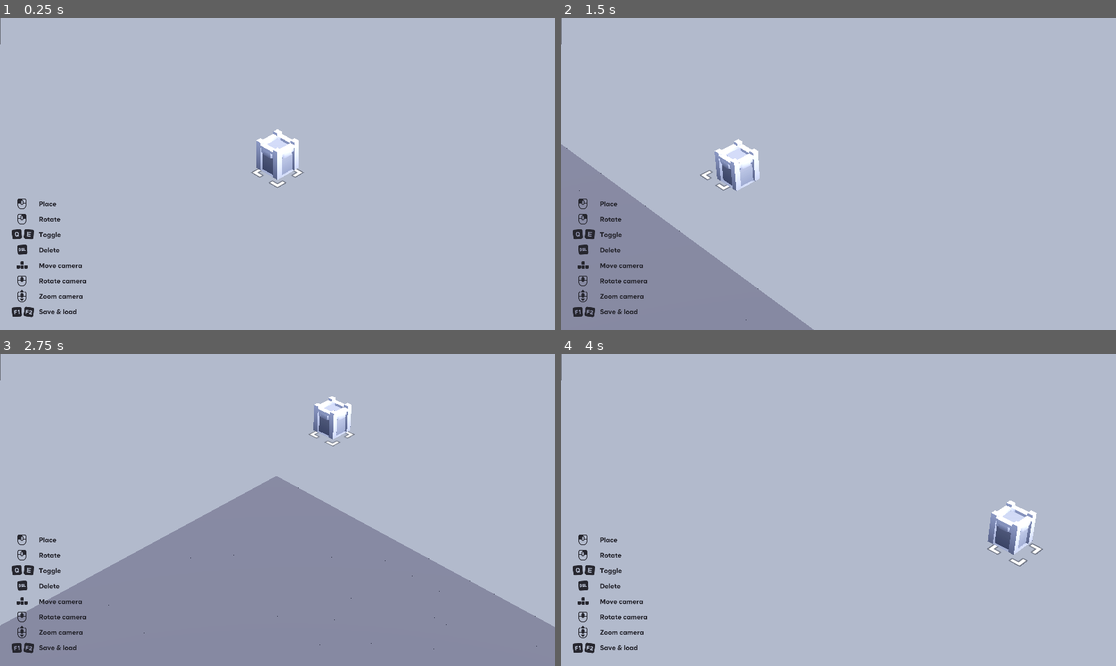
Above: before the commit, frames 1-4 (two rows, left to right).
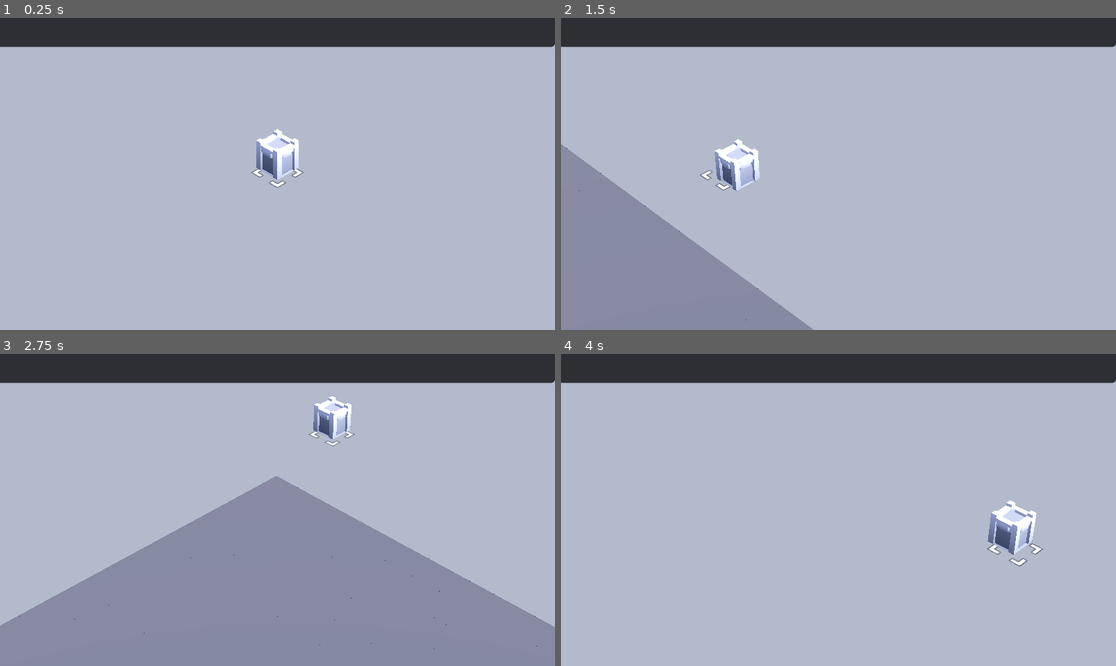
Above: after the commit, the same moments.

Repository: ufjf-gamelab/pcglab3d
Game: Godot game, scene res://scenes/main.tscn
Two runs of this game, one before a commit and one after it. Both use one fixed random seed, a clock stepped at 60 frames per second and the inputs below.
Inputs (mouse positions are in pixels of both pictures, inside the frame that each line leads up to):
- Up to frame 1 (0.25 s): no input
- Up to frame 2 (1.5 s): tap Enter at 0.5 s; move the mouse to (960, 158) at 0.52 s; hold D (move_right) 0.53-1.28 s; click (960, 158) at 0.6 s; move the mouse to (727, 189) at 1.27 s; hold S (move_back) from 1.28 s (still down); tap H (ca_generate_dungeon) at 1.35 s
- Up to frame 3 (2.75 s): move the mouse to (333, 441) at 2.02 s; release S (move_back) at 2.03 s; hold D (move_right) from 2.03 s (still down); hold F (camera_center) from 2.03 s (still down)
- Up to frame 4 (4 s): move the mouse to (810, 572) at 2.77 s; release D (move_right) at 2.78 s; release F (camera_center) at 2.78 s; hold W (move_forward) 2.78-3.53 s; tap Middle mouse button (camera_rotate) at 2.85 s; move the mouse to (1005, 556) at 3.52 s; hold A (move_left) from 3.53 s (still down); tap Delete (demolish) at 3.6 s

The runs differ from the first frame. In frame 1, 10% of the frame differs, in the area x 0-100%, y 0-96%; in frame 2, 10%; in frame 3, 10%; in frame 4, 10%.

Commit message:
feature: adiciona background preliminar

Diff:
--- a/scenes/hud/HeatmapInfoPanel.tscn
+++ b/scenes/hud/HeatmapInfoPanel.tscn
@@ -1,12 +1,18 @@
 [gd_scene format=3 uid="uid://rhdgrxbxbexv"]
 
 [ext_resource type="Script" uid="uid://c27iauyf3sug" path="res://scripts/utils/heatmap_info_panel.gd" id="1_145pq"]
-[ext_resource type="StyleBox" uid="uid://c5d3u2sy477d3" path="res://structures/style/style_box_flat.tres" id="1_talok"]
+
+[sub_resource type="StyleBoxFlat" id="StyleBoxFlat_145pq"]
+content_margin_left = 10.0
+content_margin_top = 10.0
+content_margin_right = 10.0
+content_margin_bottom = 10.0
+bg_color = Color(0, 0, 0, 0.74509805)
+corner_radius_bottom_right = 8
 
 [node name="HeatmapInfoPanel" type="Panel" unique_id=84922852]
-offset_right = 1.0
-offset_bottom = 55.0
-theme_override_styles/panel = ExtResource("1_talok")
+custom_minimum_size = Vector2(0, 60)
+theme_override_styles/panel = SubResource("StyleBoxFlat_145pq")
 script = ExtResource("1_145pq")
 
 [node name="VBoxContainer" type="VBoxContainer" parent="." unique_id=1262896575]
--- a/scenes/main.tscn
+++ b/scenes/main.tscn
@@ -63,17 +63,25 @@
 
 [node name="CreationUI" type="Control" parent="UI" unique_id=627118002]
 layout_mode = 3
-anchors_preset = 0
-offset_right = 40.0
-offset_bottom = 40.0
+anchors_preset = 15
+anchor_right = 1.0
+anchor_bottom = 1.0
+grow_horizontal = 2
+grow_vertical = 2
 
 [node name="Top" type="Control" parent="UI/CreationUI" unique_id=1856101939]
-anchors_preset = 0
-offset_right = 40.0
-offset_bottom = 40.0
+layout_mode = 1
+anchors_preset = 15
+anchor_right = 1.0
+anchor_bottom = 1.0
+grow_horizontal = 2
+grow_vertical = 2
 
 [node name="HeatmapInfoPanel" parent="UI/CreationUI/Top" unique_id=84922852 instance=ExtResource("19_yc10j")]
-layout_mode = 0
+layout_mode = 1
+anchors_preset = 10
+anchor_right = 1.0
+grow_horizontal = 2
 
 [node name="Bottom" type="Control" parent="UI/CreationUI" unique_id=28570854]
 layout_mode = 1
